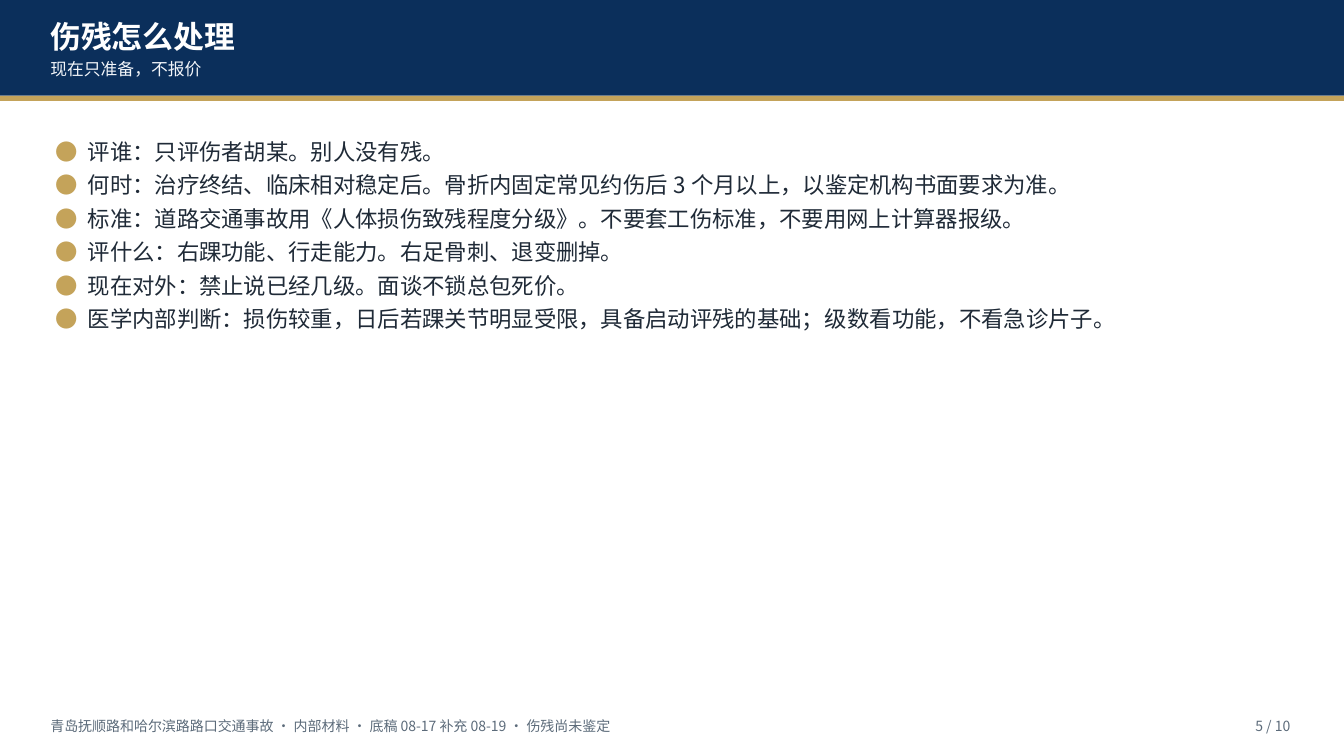
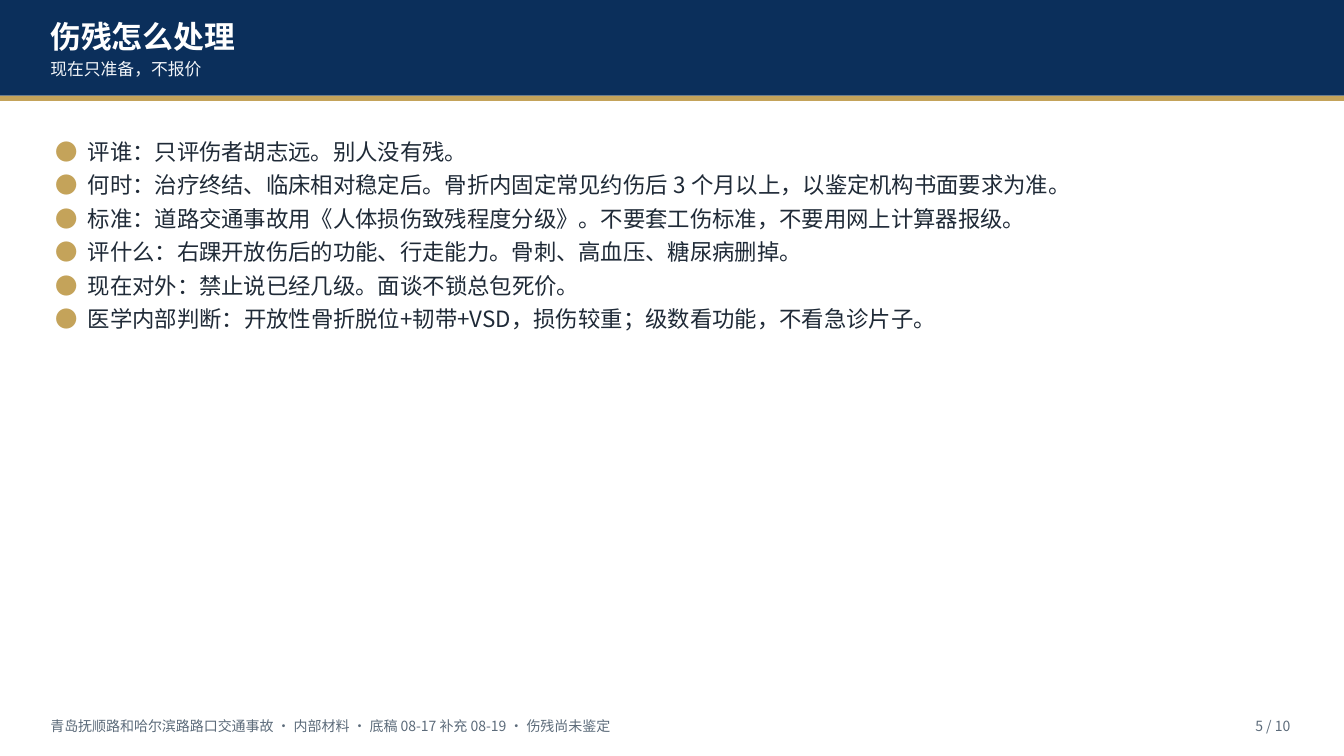
Before and after one commit to hujigang2010-maker/AIDEN, a slide deck: slide 5 of deliverables/青岛抚顺路和哈尔滨路路口交通事故_伤情与伤残简报_20260817.pptx. Drawn at 1344x756 pixels with LibreOffice and Linux fonts; fonts in the diff are those of the drawing. Boxes give left, top, right and bottom in pixels: in the first picture for what was removed or moved away, otherwise in the second. Text is boxed around its words. In the diff, an @@ line names an element or a change of style, - is before the commit and + after.

```diff
--- a/deliverables/青岛抚顺路和哈尔滨路路口交通事故_伤情与伤残简报_20260817.pptx
+++ b/deliverables/青岛抚顺路和哈尔滨路路口交通事故_伤情与伤残简报_20260817.pptx
@@ text at (88,141,467,162): text changed @@
-● 评谁：只评伤者胡某。别人没有残。
+● 评谁：只评伤者胡志远。别人没有残。
@@ text at (88,241,802,262): text changed @@
-● 评什么：右踝功能、行走能力。右足骨刺、退变删掉。
+● 评什么：右踝开放伤后的功能、行走能力。骨刺、高血压、糖尿病删掉。
@@ text at (88,308,936,331): text changed @@
-● 医学内部判断：损伤较重，日后若踝关节明显受限，具备启动评残的基础；级数看功能，不看急诊片子。
+● 医学内部判断：开放性骨折脱位+韧带+VSD，损伤较重；级数看功能，不看急诊片子。
```
Also in this commit, not shown: 3 other slides changed, 23 other files.
